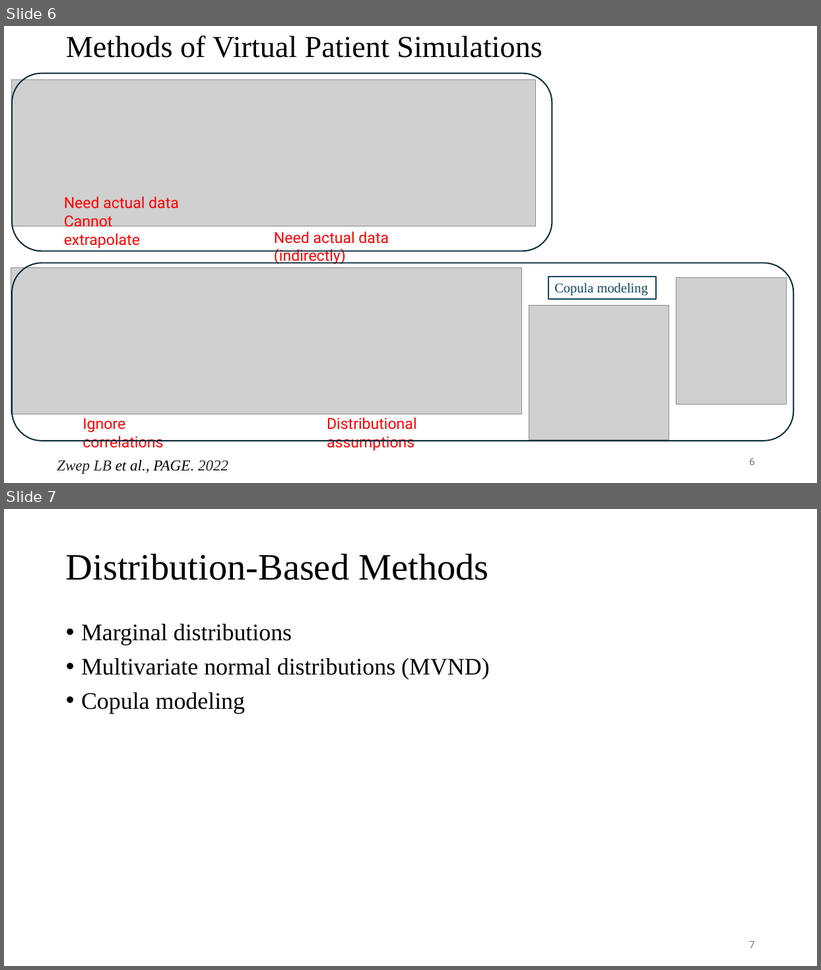
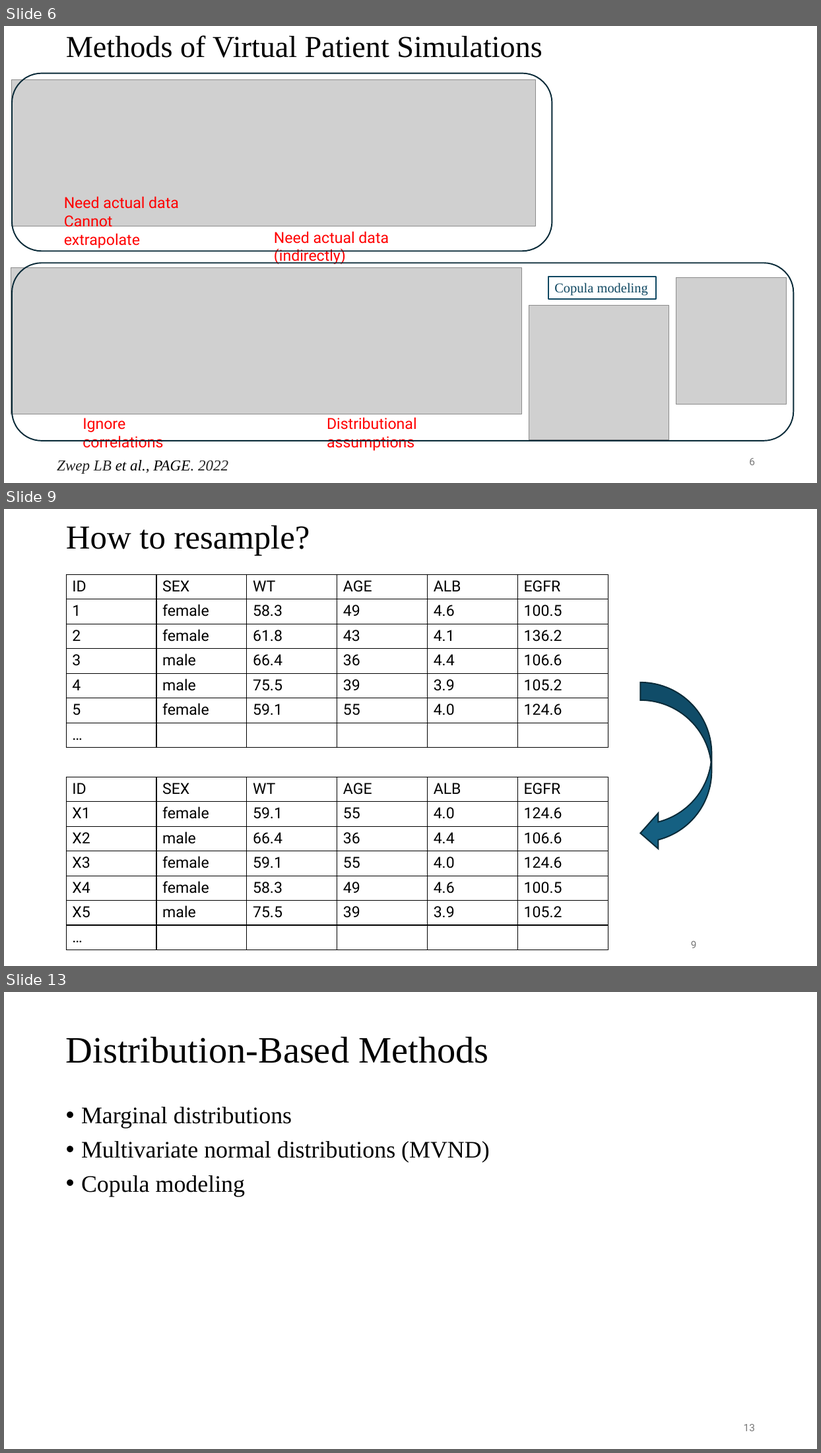
Before and after one commit to UMN-ECP-PMX/ecp8506_26f, a slide deck: wk11/wk11_slides.pptx. Shown one above the other, each under a label of ours: slides 6 and 7 before the commit, slides 6, 9 and 13 after it; the slides between them are not shown. The pictures are 821x970 and 821x1453 pixels, drawn with LibreOffice and Linux fonts; fonts in the diff are those of the drawing; grey boxes stand for pictures. Boxes give left, top, right and bottom in pixels: in the first picture for what was removed or moved away, otherwise in the second. Text is boxed around its words. In the diff, an @@ line names an element or a change of style, - is before the commit and + after.

```diff
--- a/wk11/wk11_slides.pptx
+++ b/wk11/wk11_slides.pptx
@@ slide 9 added at [4, 509, 817, 966], background #FFFFFF @@
@@ title added at [66, 525, 310, 555], 39.6 pt, text #000000 @@
+How to resample?
@@ table added at [66, 574, 608, 747], 7 rows, 6 columns @@
+ID | SEX | WT | AGE | ALB | EGFR
+1 | female | 58.3 | 49 | 4.6 | 100.5
+2 | female | 61.8 | 43 | 4.1 | 136.2
+3 | male | 66.4 | 36 | 4.4 | 106.6
+4 | male | 75.5 | 39 | 3.9 | 105.2
+5 | female | 59.1 | 55 | 4.0 | 124.6
+… |  |  |  |  | 
@@ curved left arrow added at [641, 683, 712, 852], fill #156082, outline #092A39 1.5 pt @@
@@ table added at [66, 778, 608, 951], 7 rows, 6 columns @@
+ID | SEX | WT | AGE | ALB | EGFR
+X1 | female | 59.1 | 55 | 4.0 | 124.6
+X2 | male | 66.4 | 36 | 4.4 | 106.6
+X3 | female | 59.1 | 55 | 4.0 | 124.6
+X4 | female | 58.3 | 49 | 4.6 | 100.5
+X5 | male | 75.5 | 39 | 3.9 | 105.2
+… |  |  |  |  | 
@@ page number added at [691, 941, 697, 949], 12 pt, text #797979 @@
+9
@@ what was slide 7 is now slide 13 @@
@@ page number at [744, 1424, 755, 1432]: text changed @@
-7
+13
```
Also in this commit, not shown: 13 slides changed, 9 other slides added, 3 slides removed, 3 other files.
